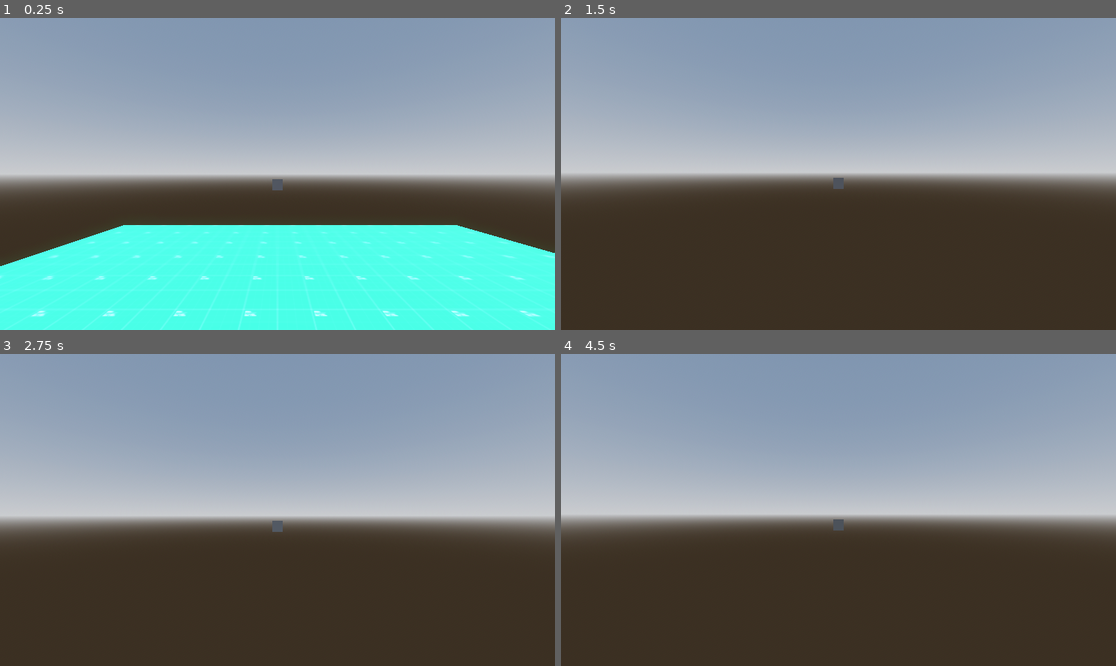
Above: before the commit, frames 1-4 (two rows, left to right).
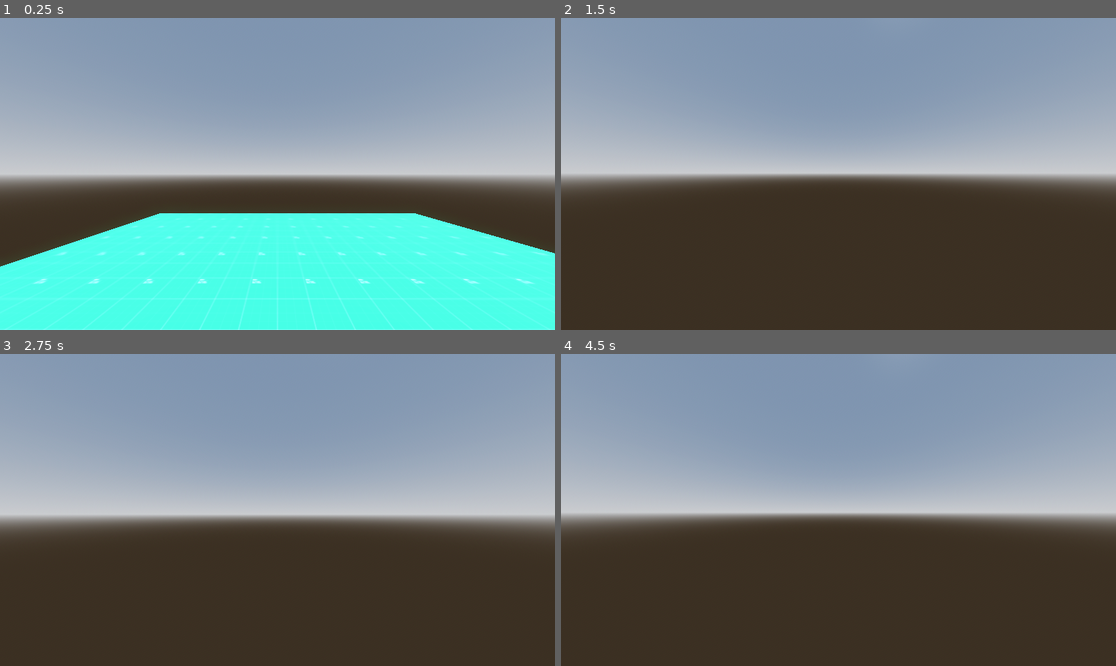
Above: after the commit, the same moments.

Repository: vivithequeen/sinandsteel
Game: Godot game, scene res://scenes/main/main.tscn
The game is run twice, just before and just after one commit, with the same random seed, the same clock (stepped at 60 frames per second) and the same inputs.
Inputs (mouse positions are in pixels of both pictures, inside the frame that each line leads up to):
- Up to frame 1 (0.25 s): no input
- Up to frame 2 (1.5 s): tap Enter (ui_accept) at 0.5, 0.77, 1.25 s; move the mouse to (866, 174) at 0.52 s; hold W (up) from 0.53 s (still down); tap Shift (shift) at 0.6, 1.35 s; move the mouse to (810, 174) at 1.27 s
- Up to frame 3 (2.75 s): keep holding W (up); tap Enter (ui_accept) at 1.52, 2 s; move the mouse to (288, 503) at 2.02 s; tap Shift (shift) at 2.1 s
- Up to frame 4 (4.5 s): keep holding W (up); tap Enter (ui_accept) at 2.75, 3.02, 3.5, 3.77, 4.25 s; move the mouse to (832, 516) at 2.77 s; tap Shift (shift) at 2.85, 3.6, 4.35 s; move the mouse to (877, 513) at 3.52 s; move the mouse to (794, 506) at 4.27 s

The runs differ from the first frame. In frame 1, 3.2% of the frame differs, in the area x 0-100%, y 51-100%; in frame 2, 0.5%; in frame 3, 1.6%; in frame 4, 3.5%, in the area x 0-100%, y 51-57%.
Error before the commit: Attempt to call function 'play' in base 'null instance' on a null instance. (res://player/player.gd:61)

Commit message:
this class is so boring

Diff:
--- a/player/player.gd
+++ b/player/player.gd
@@ -3,16 +3,16 @@
 
 const SPEED = 12.0
 const MAXSPEED = 8.0;
-const JUMP_VELOCITY = 12
+const JUMP_VELOCITY = 8
 
 const LOOK_SENSE := 0.0025;
-const dashDistance := 19;
+const dashDistance := 14;
 
 
 var hasJumpedTwice : bool = false
 var dashLocation : Vector3
 var isDashing : bool = false;
-var dashSpeed : float = 10;
+var dashSpeed : float = 1.7;
 @onready var camera : Camera3D = $Camera3D
 
 var dashTimer = 0;
@@ -22,7 +22,7 @@
 func _physics_process(delta):
 	# Add the gravity.
 	if not is_on_floor():
-		velocity.y += -35 * delta
+		velocity.y += -16 * delta
 
 	# Handle jump.
 	if Input.is_action_just_pressed("ui_accept") and (is_on_floor() or !hasJumpedTwice):
@@ -35,7 +35,7 @@
 	# Get the input direction and handle the movement/deceleration.
 	# As good practice, you should replace UI actions with custom gameplay actions.
 	var input_dir = Input.get_vector("left", "right", "up", "down")
-
+	handle_camera_move(delta,input_dir);
 	var direction = (transform.basis * Vector3(input_dir.x, 0, input_dir.y)).normalized()
 
 	if direction:
@@ -47,16 +47,7 @@
 	else:
 		velocity.x = move_toward(velocity.x, 0, SPEED)
 		velocity.z = move_toward(velocity.z, 0, SPEED)
-	if(isDashing):
-
-		dashTimer+=delta*dashSpeed
-		global_position = lerp(global_position,dashLocation,delta*dashSpeed)
-		if (dashTimer>=0.99):
-			$fovAnimations.play("dash_end")
-			dashTimer = 0
-			isDashing = false;
-
-
+	handle_dash(delta);
 	if(Input.is_action_just_pressed("shift")):
 		$fovAnimations.play("dash_start")
 		isDashing = true;
@@ -65,9 +56,27 @@
 
 	move_and_slide()
 
+func handle_camera_move(delta : float, input_dir : Vector2):
+	pass
+
+func handle_dash(delta : float):
+	if(isDashing):
+		dashTimer+=delta*dashSpeed
+		global_position = global_position.lerp(dashLocation,dashTimer)
+		if (dashTimer>=0.99):
+			$fovAnimations.play("dash_end")
+			dashTimer = 0
+			isDashing = false;
+
 
 func _input(event):
 	if event is InputEventMouseMotion:
 		rotate_y(-event.relative.x * LOOK_SENSE * 0.5);
 		camera.rotate_x(-event.relative.y * LOOK_SENSE)
 		camera.rotation.x = clamp(camera.rotation.x, -PI/2,PI/2)
+
+
+func _on_area_3d_body_entered(body):
+	isDashing = false;
+	dashTimer = 0
+	$fovAnimations.play("dash_end");
--- a/player/player.tscn
+++ b/player/player.tscn
@@ -1,10 +1,68 @@
-[gd_scene load_steps=4 format=3 uid="uid://bpscq30546s0b"]
+[gd_scene load_steps=9 format=3 uid="uid://bpscq30546s0b"]
 
 [ext_resource type="Script" uid="uid://bgrtle34v1pvj" path="res://player/player.gd" id="1_oul6g"]
 
 [sub_resource type="BoxMesh" id="BoxMesh_oul6g"]
 
 [sub_resource type="CapsuleShape3D" id="CapsuleShape3D_rkbax"]
+
+[sub_resource type="Animation" id="Animation_rkbax"]
+length = 0.001
+tracks/0/type = "value"
+tracks/0/imported = false
+tracks/0/enabled = true
+tracks/0/path = NodePath("Camera3D:fov")
+tracks/0/interp = 1
+tracks/0/loop_wrap = true
+tracks/0/keys = {
+"times": PackedFloat32Array(0),
+"transitions": PackedFloat32Array(1),
+"update": 0,
+"values": [75.0]
+}
+
+[sub_resource type="Animation" id="Animation_g1dw6"]
+resource_name = "dash_end"
+length = 0.025
+tracks/0/type = "value"
+tracks/0/imported = false
+tracks/0/enabled = true
+tracks/0/path = NodePath("Camera3D:fov")
+tracks/0/interp = 1
+tracks/0/loop_wrap = true
+tracks/0/keys = {
+"times": PackedFloat32Array(0, 0.025),
+"transitions": PackedFloat32Array(1, 1),
+"update": 0,
+"values": [105.0, 90.0]
+}
+
+[sub_resource type="Animation" id="Animation_oul6g"]
+resource_name = "dash_start"
+length = 0.025
+tracks/0/type = "value"
+tracks/0/imported = false
+tracks/0/enabled = true
+tracks/0/path = NodePath("Camera3D:fov")
+tracks/0/interp = 1
+tracks/0/loop_wrap = true
+tracks/0/keys = {
+"times": PackedFloat32Array(0, 0.025),
+"transitions": PackedFloat32Array(1, 1),
+"update": 0,
+"values": [90.0, 105.0]
+}
+
+[sub_resource type="AnimationLibrary" id="AnimationLibrary_g1dw6"]
+_data = {
+&"RESET": SubResource("Animation_rkbax"),
+&"dash_end": SubResource("Animation_g1dw6"),
+&"dash_start": SubResource("Animation_oul6g")
+}
+
+[sub_resource type="CapsuleShape3D" id="CapsuleShape3D_oul6g"]
+radius = 0.794025
+height = 1.58805
 
 [node name="Player" type="CharacterBody3D"]
 script = ExtResource("1_oul6g")
@@ -13,6 +71,7 @@
 transform = Transform3D(1, 0, 0, 0, 1, 0, 0, 0, 1, 0, 0, -8.34281)
 
 [node name="MeshInstance3D" type="MeshInstance3D" parent="dashLocation"]
+visible = false
 mesh = SubResource("BoxMesh_oul6g")
 
 [node name="CollisionShape3D" type="CollisionShape3D" parent="."]
@@ -20,3 +79,15 @@
 
 [node name="Camera3D" type="Camera3D" parent="."]
 transform = Transform3D(1, 0, 0, 0, 1, 0, 0, 0, 1, 0, 1, 0)
+
+[node name="fovAnimations" type="AnimationPlayer" parent="."]
+libraries = {
+&"": SubResource("AnimationLibrary_g1dw6")
+}
+
+[node name="Area3D" type="Area3D" parent="."]
+
+[node name="CollisionShape3D" type="CollisionShape3D" parent="Area3D"]
+shape = SubResource("CapsuleShape3D_oul6g")
+
+[connection signal="body_entered" from="Area3D" to="." method="_on_area_3d_body_entered"]
